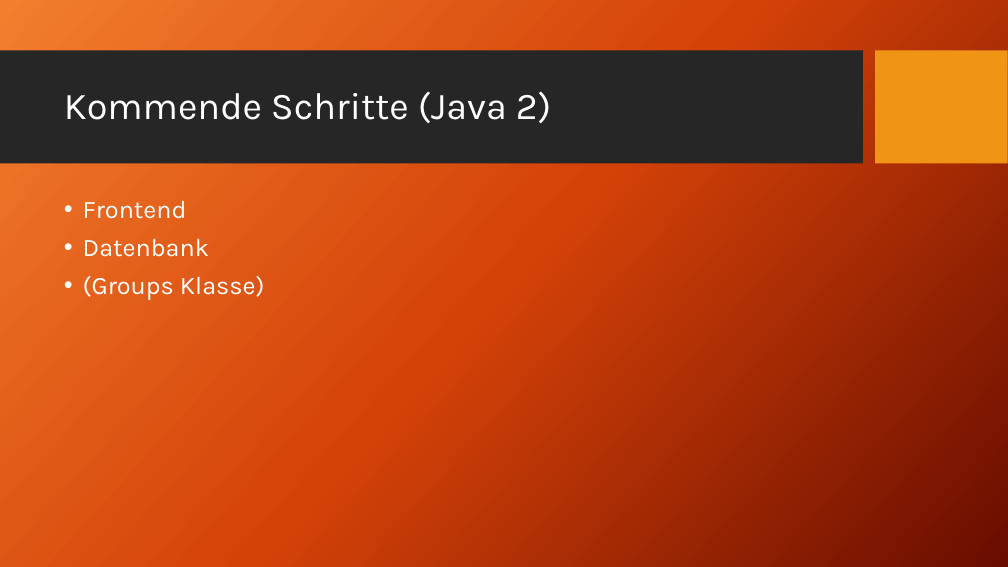
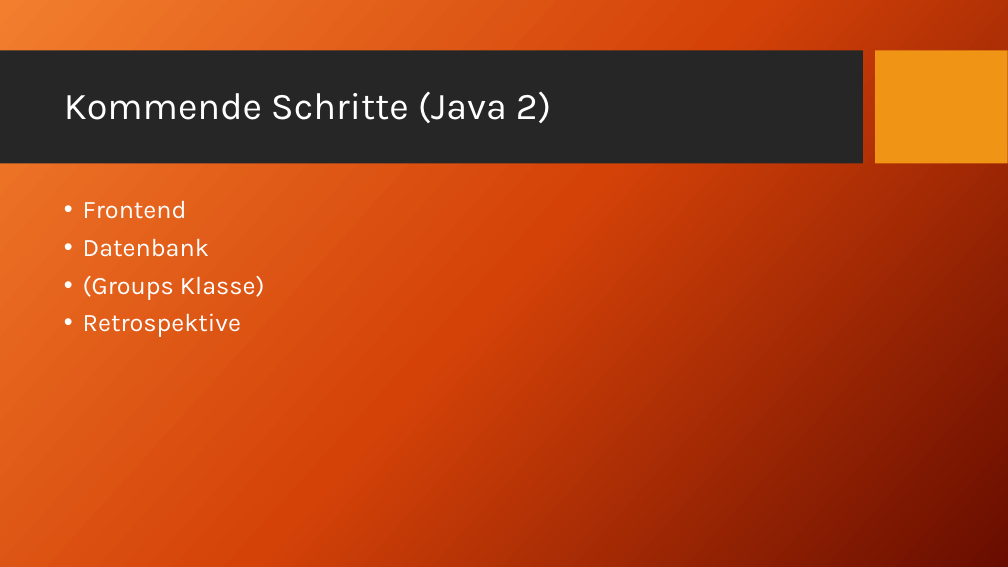
Before and after one commit to fh-erfurt/AICard, a slide deck: slide 10 of Präsentationen/3_Präsentation.pptx. Drawn at 1008x567 pixels with LibreOffice and Linux fonts; fonts in the diff are those of the drawing; background and template pictures are left out. Boxes give left, top, right and bottom in pixels: in the first picture for what was removed or moved away, otherwise in the second. Text is boxed around its words. In the diff, an @@ line names an element or a change of style, - is before the commit and + after.

```diff
--- a/Präsentationen/3_Präsentation.pptx
+++ b/Präsentationen/3_Präsentation.pptx
@@ text at <box>83,313,241,337</box>: paragraph added @@
+• Retrospektive
```
Also in this commit, not shown: 3 other slides changed, 1 slide added, 1 slide removed.
